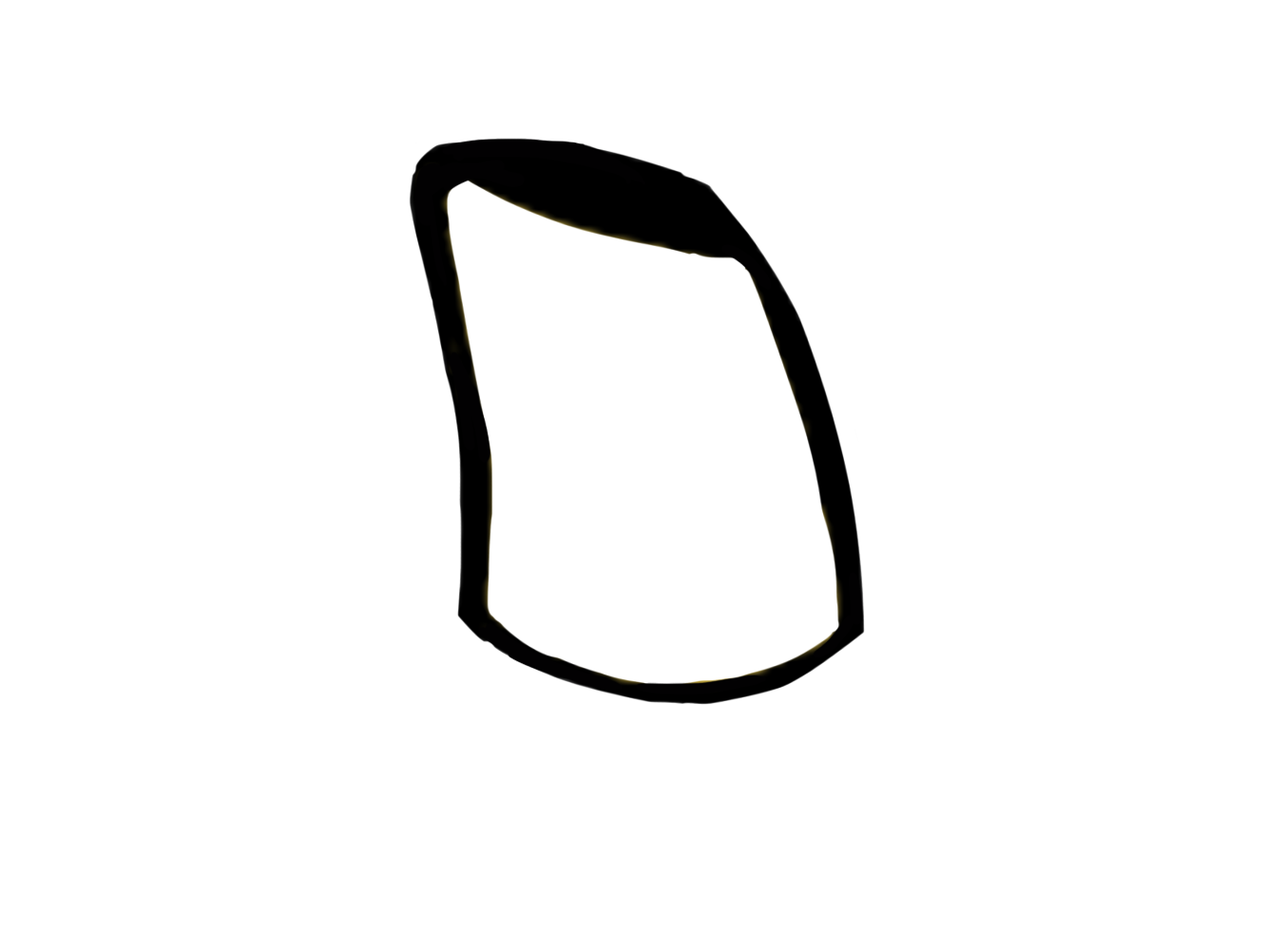
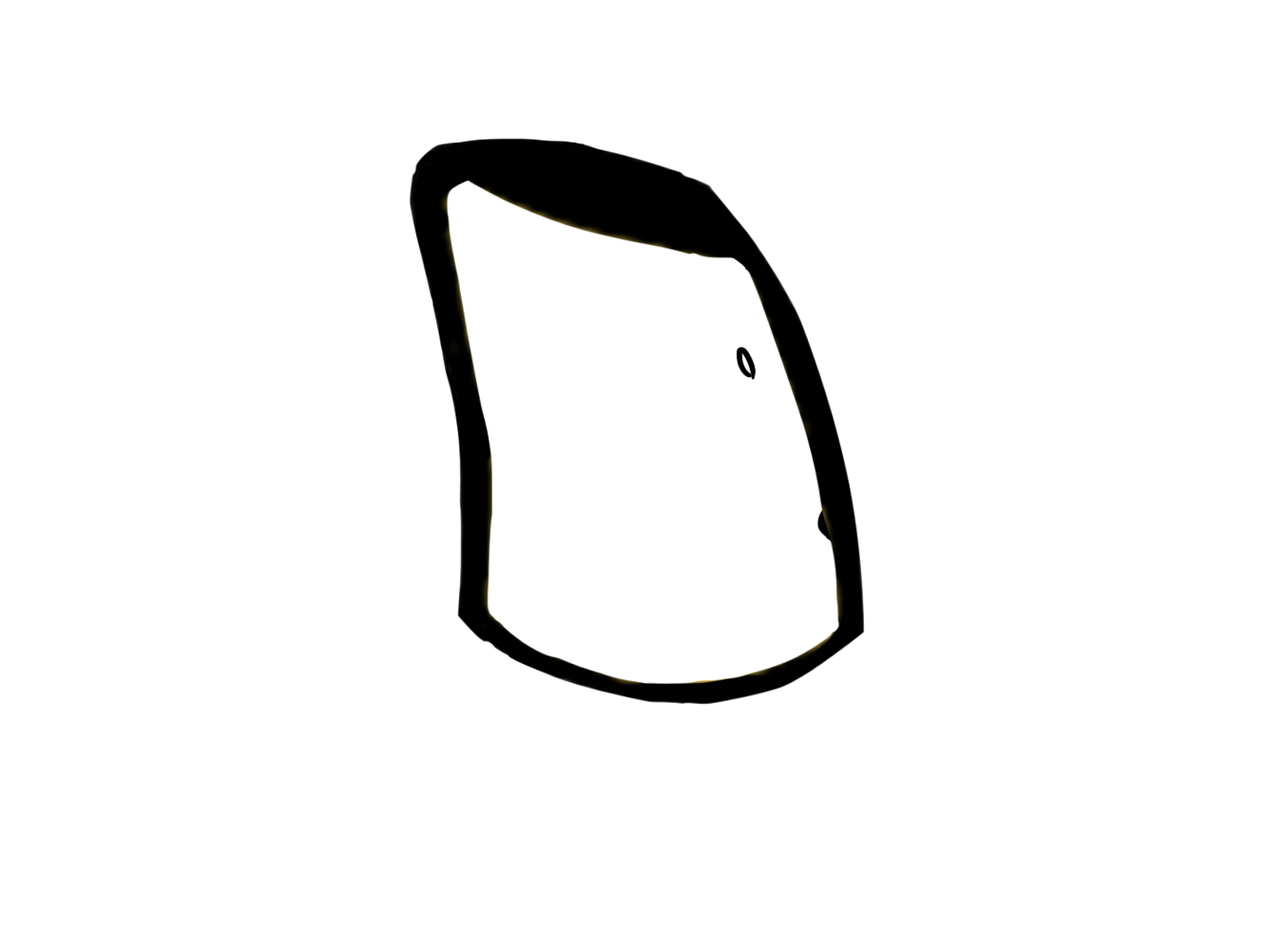
Comparing the layer stacks of the two 1267px x 950px images. Changes:
added layer "Layer 5" above "Layer 4" over (735, 345, 833, 543)
added layer "Layer 4" above "Layer 2" over (735, 345, 833, 543)
added layer "Layer 2" above "Layer 1" over (735, 345, 833, 543)
added layer "Layer 1" above "Layer 3" over (735, 345, 833, 543)
